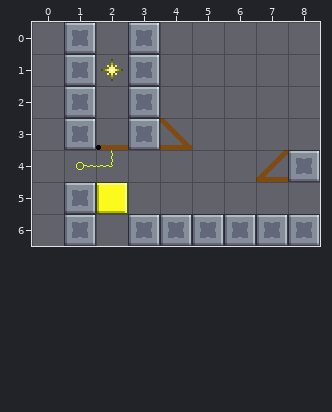
A Tiled map (JSON) gets an edit: Assets/Level_Editor/TileMap/Room_53.tmj. The picture above was drawn from the file before the commit.
Cells are 32x32 px. Shown: x 0..8, y 0..6.
Once edited:
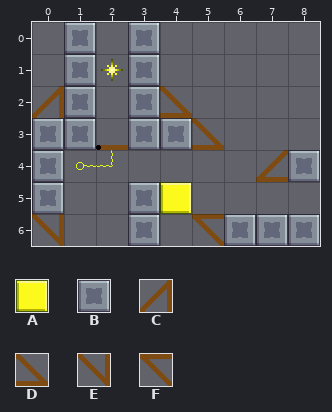
Key: from "tileSet": A 32, B 33, C 106, D 109, E 116, F 118.
_ is an empty cell.
Change:
Layer "Blocks":
Tile A now appears in row 5 at x 4.
The author changed tile D to tile B in row 3 at x 4.
Tile B now appears in rows 3 to 4 at x 0; in row 5 at x 0 and 3.
Tile C now appears in row 2 at x 0.
Tile D now appears in row 2 at x 4; in row 3 at x 5.
Tile E now appears in row 6 at x 0.
The author changed tile B to tile F in row 6 at x 5.
The author cleared tile A in row 5 at x 2.
The author cleared tile B in row 5 at x 1; in row 6 at x 1 and 4.
